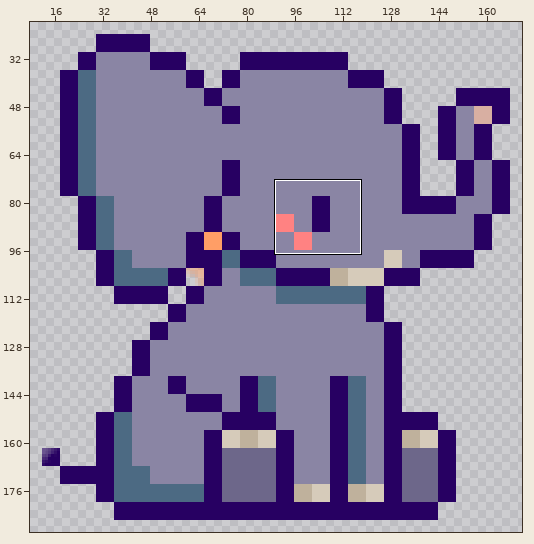
Two versions of one sprite sheet, assets/boss.png. The first picture is a wide view before the edit; the outline marks the close-up.
Close-up. Before the edit:
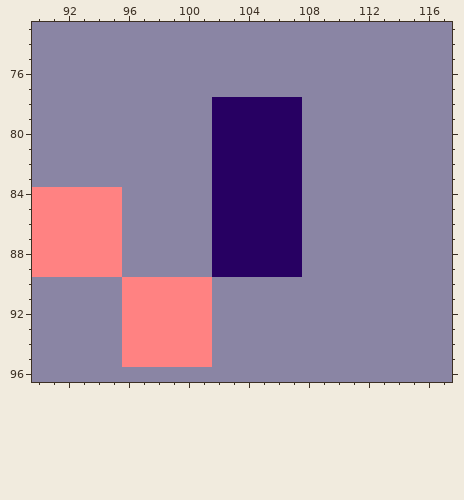
The file is 192x192 pixels. Pixels under 10% opacity are left out. Colours within 5 levels of each other are drawn and written as one. Shown: x 90..117, y 73..96. The wide view leaves out empty margins.
The result:
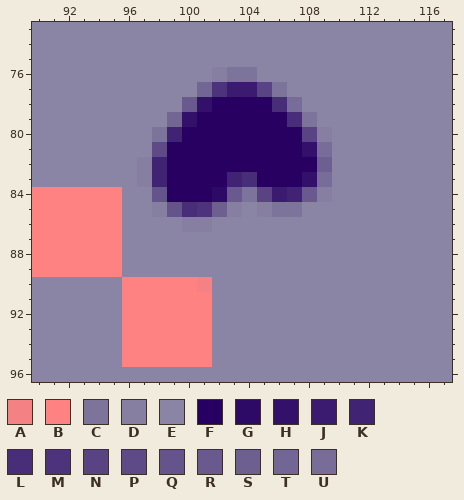
Palette (. is transparent): A #f48285  B #ff8282  C #7d749b  D #867fa1  E #8a85a4  F #270062  G #2e0a67  H #33106a  J #3b1b6f  K #412373  L #482d78  M #4d337c  N #594383  P #5e4a86  Q #65538b  R #69598e  S #6e5f91  T #726695  U #786d98
The edit:
@@ x 95..111 @@
 75 EEEEEEEEEEEEEEEEE
-76 EEEEEEEEEEEEEEEEE
-77 EEEEEEEEEEEEEEEEE
-78 EEEEEEEFFFFFFEEEE
-79 EEEEEEEFFFFFFEEEE
-80 EEEEEEEFFFFFFEEEE
-81 EEEEEEEFFFFFFEEEE
-82 EEEEEEEFFFFFFEEEE
-83 EEEEEEEFFFFFFEEEE
-84 BEEEEEEFFFFFFEEEE
-85 BEEEEEEFFFFFFEEEE
-86 BEEEEEEFFFFFFEEEE
-87 BEEEEEEFFFFFFEEEE
-88 BEEEEEEFFFFFFEEEE
-89 BEEEEEEFFFFFFEEEE
-90 EBBBBBBEEEEEEEEEE
+76 EEEEEEEDCCEEEEEEE
+77 EEEEEETMJJNCEEEEE
+78 EEEEERHFFFFLUEEEE
+79 EEEETHFFFFFFLCEEE
+80 EEECKFFFFFFFFNDEE
+81 EEEPFFFFFFFFFHUEE
+82 EEDKFFFFFFFFFFSEE
+83 EEDKFFFFKLFFFHUEE
+84 BEEQFFFGRCNJKRDEE
+85 BEEDQLMSDEDCCEEEE
+86 BEEEEDDEEEEEEEEEE
+87 BEEEEEEEEEEEEEEEE
+88 BEEEEEEEEEEEEEEEE
+89 BEEEEEEEEEEEEEEEE
+90 EBBBBBAEEEEEEEEEE
 91 EBBBBBBEEEEEEEEEE
Boxes around the changes in both close-ups, in picture pixels (x1, y1, x2, y2):
changed: (137, 67, 332, 292)
